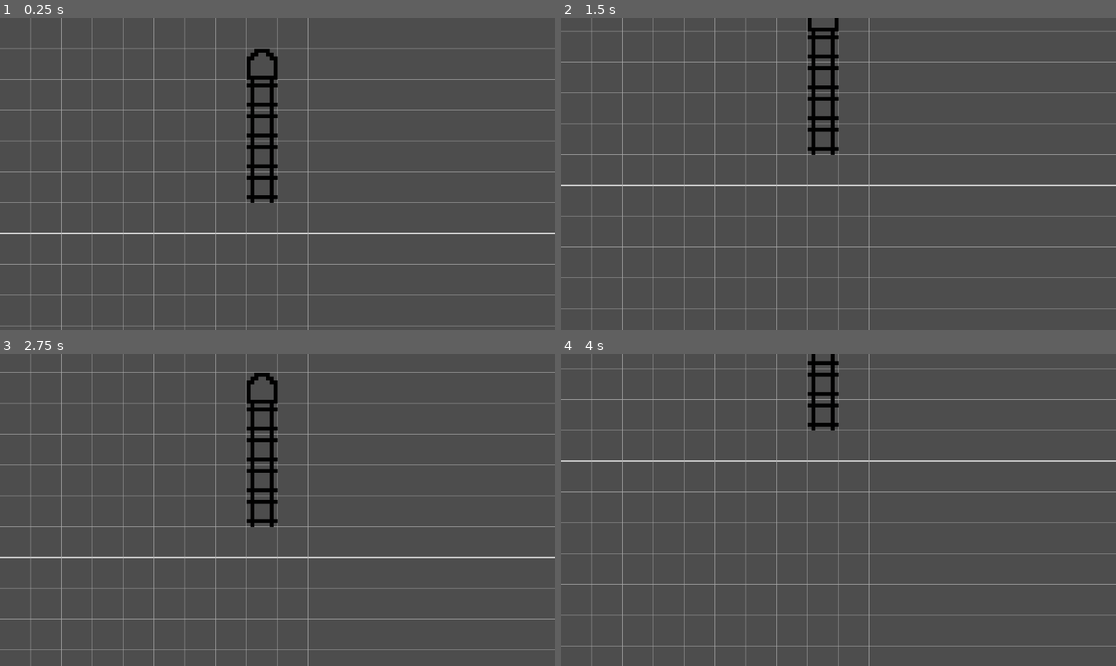
Above: before the commit, frames 1-4 (two rows, left to right).
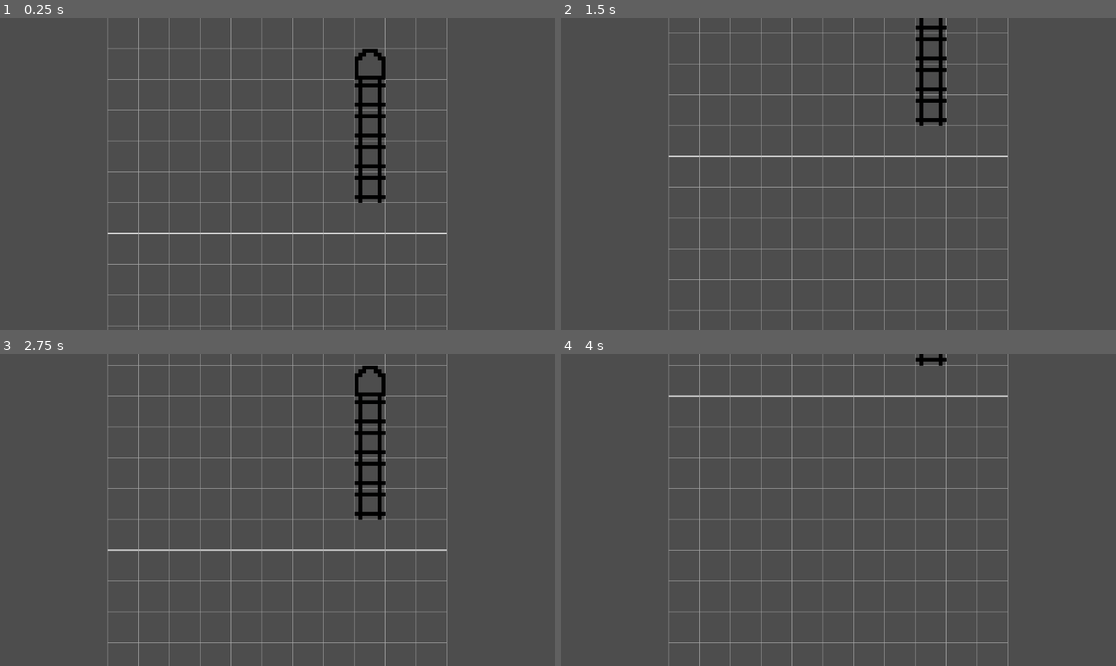
Above: after the commit, the same moments.

Repository: swolfenden9/attrition
Game: Godot game, scene res://Scenes/main.tscn
The game is run twice, just before and just after one commit, with the same random seed, the same clock (stepped at 60 frames per second) and the same inputs.
Inputs:
- Up to frame 1 (0.25 s): no input
- Up to frame 2 (1.5 s): tap Enter at 0.5 s; hold Up (ui_up) 0.53-1.28 s; tap Space at 1.25 s; hold Down (ui_down) from 1.28 s (still down)
- Up to frame 3 (2.75 s): release Down (ui_down) at 2.03 s; hold Up (ui_up) from 2.03 s (still down)
- Up to frame 4 (4 s): tap Enter at 3.5 s; release Up (ui_up) at 3.53 s; hold Down (ui_down) from 3.53 s (still down)

The runs differ from the first frame. In frame 1, 6.1% of the frame differs, in the area x 0-100%, y 0-100%; in frame 2, 8.4%; in frame 3, 9.1%; in frame 4, 7.3%.

Commit message:
Test out grid system and scrolling

Diff:
--- a/Scenes/Tiles/Buildings/bunker.tscn
+++ b/Scenes/Tiles/Buildings/bunker.tscn
@@ -1,7 +1,7 @@
 [gd_scene load_steps=3 format=3 uid="uid://r8qbclriggi0"]
 
 [ext_resource type="PackedScene" uid="uid://bhul8hblhg4op" path="res://Scenes/Tiles/tile.tscn" id="1_58ooq"]
-[ext_resource type="Texture2D" uid="uid://cyqt5yquhlckq" path="res://Sprites/Bunker Transparent.png" id="2_csqqb"]
+[ext_resource type="Texture2D" uid="uid://cyqt5yquhlckq" path="res://Sprites/Bunker.png" id="2_csqqb"]
 
 [node name="Bunker" instance=ExtResource("1_58ooq")]
 
--- a/Scenes/main.tscn
+++ b/Scenes/main.tscn
@@ -1,15 +1,17 @@
-[gd_scene load_steps=6 format=3 uid="uid://c2mb8bwq310ye"]
+[gd_scene load_steps=7 format=3 uid="uid://c2mb8bwq310ye"]
 
 [ext_resource type="Script" path="res://Scripts/main.gd" id="1_ugcue"]
 [ext_resource type="PackedScene" uid="uid://bt0q67f4q6wey" path="res://Scenes/board.tscn" id="2_lt1bs"]
 [ext_resource type="PackedScene" uid="uid://d0auuuiauyic2" path="res://Scenes/Tiles/Buildings/trench.tscn" id="2_s0e5i"]
 [ext_resource type="PackedScene" uid="uid://r8qbclriggi0" path="res://Scenes/Tiles/Buildings/bunker.tscn" id="3_fpic4"]
+[ext_resource type="Script" path="res://Scripts/board.gd" id="3_tcr4y"]
 [ext_resource type="Script" path="res://Scripts/camera.gd" id="5_cbf6y"]
 
 [node name="Main" type="Node2D"]
 script = ExtResource("1_ugcue")
 
 [node name="Board" parent="." instance=ExtResource("2_lt1bs")]
+script = ExtResource("3_tcr4y")
 
 [node name="Tile" parent="Board" instance=ExtResource("2_s0e5i")]
 position = Vector2(512, 320)
--- /dev/null
+++ b/Scripts/board.gd
@@ -0,0 +1,9 @@
+extends Node2D
+
+# Called when the node enters the scene tree for the first time.
+func _ready() -> void:
+	pass # Replace with function body.
+
+# Called every frame. 'delta' is the elapsed time since the previous frame.
+func _process(delta: float) -> void:
+	pass
--- a/Scripts/camera.gd
+++ b/Scripts/camera.gd
@@ -1,8 +1,10 @@
 extends Camera2D
 
-const speed: float = 500
+const speed: float = 800
 
 func _process(delta: float) -> void:
-	var axis = Input.get_axis("ui_up", "ui_down")
+	var axis = Input.get_axis("up", "down")
 	var new_y = position.y + axis * delta * speed
-	position.y = clamp(new_y, 0, $"..".total_height * $"..".tile_height + get_viewport_rect().size.y)
+	var min = 0
+	var max = $"..".total_height * $"..".tile_height - get_viewport_rect().size.y
+	position.y = clamp(new_y, min, max)
--- a/Scripts/main.gd
+++ b/Scripts/main.gd
@@ -8,35 +8,56 @@
 const no_mans_land_height = 9
 const total_height: int = 2 * base_height + no_mans_land_height
 
-var tiles: Array[int]
+var buildings_p1: Array[Building]
+var units_p1: Array[Unit]
+var buildings_p2: Array[Building]
+var units_p2: Array[Unit]
 
 func _init() -> void:
-	tiles = []
+	buildings_p1 = []
+	units_p1 = []
+	buildings_p2 = []
+	units_p2 = []
+
+func _ready() -> void:
+	$Board.position.x = (get_viewport_rect().size.x - (board_width * tile_width)) / 2
+
+func _process(delta: float) -> void:
+	$Board.position.x = (get_viewport_rect().size.x - (board_width * tile_width)) / 2
 
 func _draw() -> void:
-	var horizontal_start = 0
-	var horizontal_end = get_viewport_rect().size.x
+	var horizontal_start = $Board.position.x
+	var horizontal_end = board_width * tile_width + $Board.position.x
 
 	var vertical_start = 0
 	var vertical_end = total_height * tile_height
 
 	# Horizontal lines
-	for y in range(1, total_height):
+	for y in range(0, total_height + 1):
 		var color = Color.DARK_GRAY
 		var width = -1
 		if y == base_height or y == total_height - base_height:
 			color = Color.LIGHT_GRAY
 			width = 3
-		draw_line(Vector2i(horizontal_start, tile_height * y), Vector2i(horizontal_end, tile_height * y), color, width)
+		draw_line(Vector2i(horizontal_start, tile_height * y + vertical_start), Vector2i(horizontal_end, tile_height * y + vertical_start), color, width)
 
 	# Vertical lines
-	for x in range(1, board_width):
+	for x in range(0, board_width + 1):
 		var color = Color.DARK_GRAY
 		var width = -1
-		draw_line(Vector2i(tile_width * x, vertical_start), Vector2i(tile_width * x, vertical_end), color, width)
+		draw_line(Vector2i(tile_width * x + horizontal_start, vertical_start), Vector2i(tile_width * x + horizontal_start, vertical_end), color, width)
 
 func tile_coords_to_position(x: int, y: int) -> Vector2i:
 	return Vector2i(x * tile_width, y * tile_height)
 
 func tile_coords_to_index(x: int, y: int) -> int:
 	return x * board_width + y
+
+enum Building {
+	Trench,
+	Bunker,
+}
+
+enum Unit {
+	Squad,
+}
--- a/project.godot
+++ b/project.godot
@@ -15,6 +15,21 @@
 config/features=PackedStringArray("4.3", "Forward Plus")
 config/icon="res://icon.svg"
 
+[input]
+
+up={
+"deadzone": 0.5,
+"events": [Object(InputEventKey,"resource_local_to_scene":false,"resource_name":"","device":-1,"window_id":0,"alt_pressed":false,"shift_pressed":false,"ctrl_pressed":false,"meta_pressed":false,"pressed":false,"keycode":0,"physical_keycode":4194320,"key_label":0,"unicode":0,"location":0,"echo":false,"script":null)
+, Object(InputEventKey,"resource_local_to_scene":false,"resource_name":"","device":-1,"window_id":0,"alt_pressed":false,"shift_pressed":false,"ctrl_pressed":false,"meta_pressed":false,"pressed":false,"keycode":0,"physical_keycode":87,"key_label":0,"unicode":119,"location":0,"echo":false,"script":null)
+]
+}
+down={
+"deadzone": 0.5,
+"events": [Object(InputEventKey,"resource_local_to_scene":false,"resource_name":"","device":-1,"window_id":0,"alt_pressed":false,"shift_pressed":false,"ctrl_pressed":false,"meta_pressed":false,"pressed":false,"keycode":0,"physical_keycode":4194322,"key_label":0,"unicode":0,"location":0,"echo":false,"script":null)
+, Object(InputEventKey,"resource_local_to_scene":false,"resource_name":"","device":-1,"window_id":0,"alt_pressed":false,"shift_pressed":false,"ctrl_pressed":false,"meta_pressed":false,"pressed":false,"keycode":0,"physical_keycode":83,"key_label":0,"unicode":115,"location":0,"echo":false,"script":null)
+]
+}
+
 [rendering]
 
 textures/canvas_textures/default_texture_filter=0
Renamed: Sprites/Bunker Transparent.png -> Sprites/Bunker.png
Not shown, changed: Sprites/Bunker.png.import
Not shown, added: Sprites/Pixilart/.DS_Store
